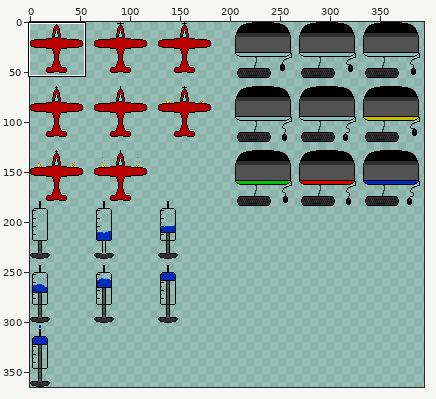
Sprite sheet -- Testbed/Output/Assets/Textures/allAnims.png. Above, an overview of the earlier version with the close-up marked.
Close-up. Old version:
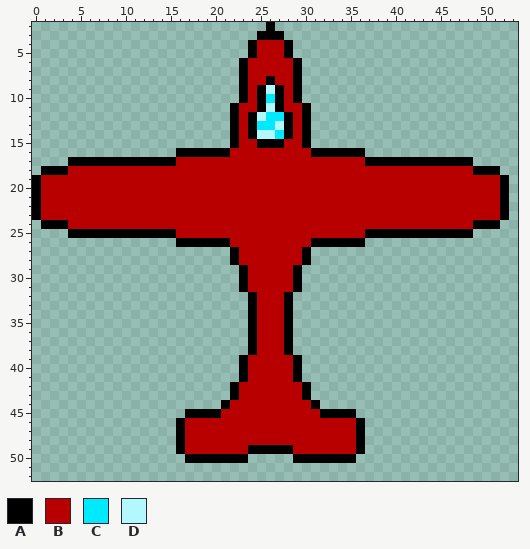
The file is 480x365 pixels. Colours within 5 levels of each other are drawn and written as one. Shown: x 0..53, y 2..52. The wide view leaves out empty margins. The commit also changed other parts of the picture, which this record leaves out.
Palette (. is transparent): A #000000  B #b80000  C #00eaff  D #b4f8ff
Pixels before, first column x 0:
 2 ..........................A..........................
 3 .........................AAA.........................
 4 ........................ABBBA........................
 5 ........................ABBBA........................
 6 .......................ABBBBBA.......................
 7 .......................ABBBBBA.......................
 8 .......................ABBABBA.......................
 9 .......................ABADABA.......................
10 .......................ABACABA.......................
11 ......................ABBADABBA......................
12 ......................ABADCCABA......................
13 ......................ABACCDABA......................
14 ......................ABADDCABA......................
15 ......................ABBAAABBA......................
16 ................AAAAAABBBBBBBBBAAAAAA................
17 ....AAAAAAAAAAAABBBBBBBBBBBBBBBBBBBBBAAAAAAAAAAAA....
18 .AAABBBBBBBBBBBBBBBBBBBBBBBBBBBBBBBBBBBBBBBBBBBBBAAA.
19 ABBBBBBBBBBBBBBBBBBBBBBBBBBBBBBBBBBBBBBBBBBBBBBBBBBBA
20 ABBBBBBBBBBBBBBBBBBBBBBBBBBBBBBBBBBBBBBBBBBBBBBBBBBBA
21 ABBBBBBBBBBBBBBBBBBBBBBBBBBBBBBBBBBBBBBBBBBBBBBBBBBBA
22 ABBBBBBBBBBBBBBBBBBBBBBBBBBBBBBBBBBBBBBBBBBBBBBBBBBBA
23 ABBBBBBBBBBBBBBBBBBBBBBBBBBBBBBBBBBBBBBBBBBBBBBBBBBBA
24 .AAABBBBBBBBBBBBBBBBBBBBBBBBBBBBBBBBBBBBBBBBBBBBBAAA.
25 ....AAAAAAAAAAAABBBBBBBBBBBBBBBBBBBBBAAAAAAAAAAAA....
26 ................AAAAAABBBBBBBBBAAAAAA................
27 ......................ABBBBBBBA......................
28 ......................ABBBBBBBA......................
29 .......................ABBBBBA.......................
30 .......................ABBBBBA.......................
31 .......................ABBBBBA.......................
32 ........................ABBBA........................
33 ........................ABBBA........................
34 ........................ABBBA........................
35 ........................ABBBA........................
36 ........................ABBBA........................
37 ........................ABBBA........................
38 ........................ABBBA........................
39 .......................ABBBBBA.......................
40 .......................ABBBBBA.......................
41 .......................ABBBBBA.......................
42 ......................ABBBBBBBA......................
43 ......................ABBBBBBBA......................
44 .....................ABBBBBBBBBA.....................
45 .................AAAABBBBBBBBBBBAAAA.................
46 ................ABBBBBBBBBBBBBBBBBBBA................
47 ................ABBBBBBBBBBBBBBBBBBBA................
48 ................ABBBBBBBBBBBBBBBBBBBA................
49 ................ABBBBBBBAAAAABBBBBBBA................
50 .................AAAAAAA.....AAAAAAA.................
Once edited:
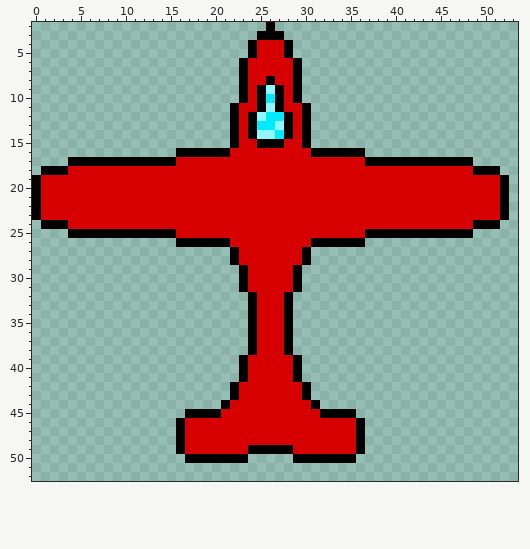
What changed:
colour B: #b80000 -> #d70000
colour D: #b4f8ff -> #8ff8ff
Pixel boxes of the changes (left, top, right, bottom) in both close-ups:
changed: (41, 40, 500, 454)
